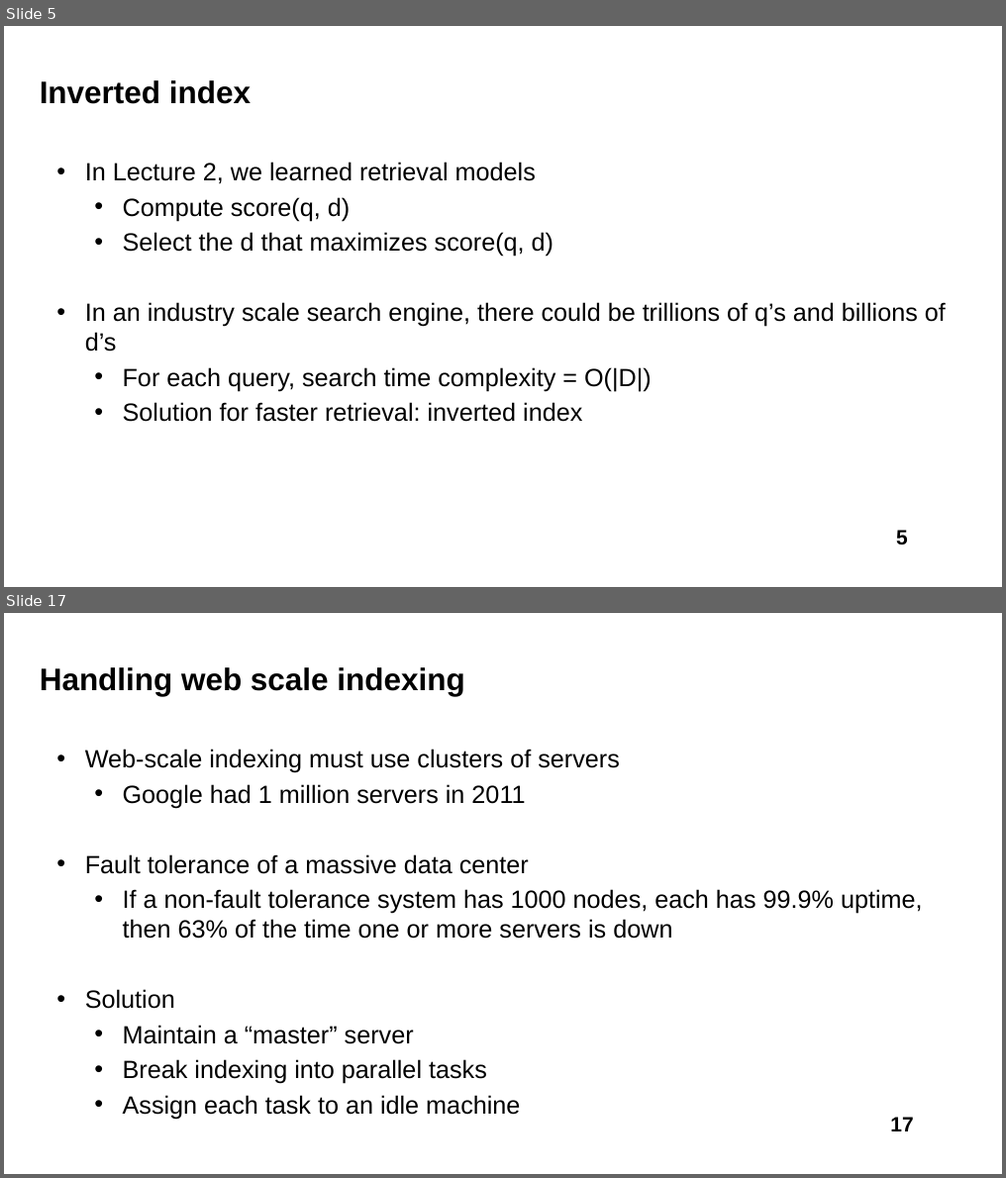
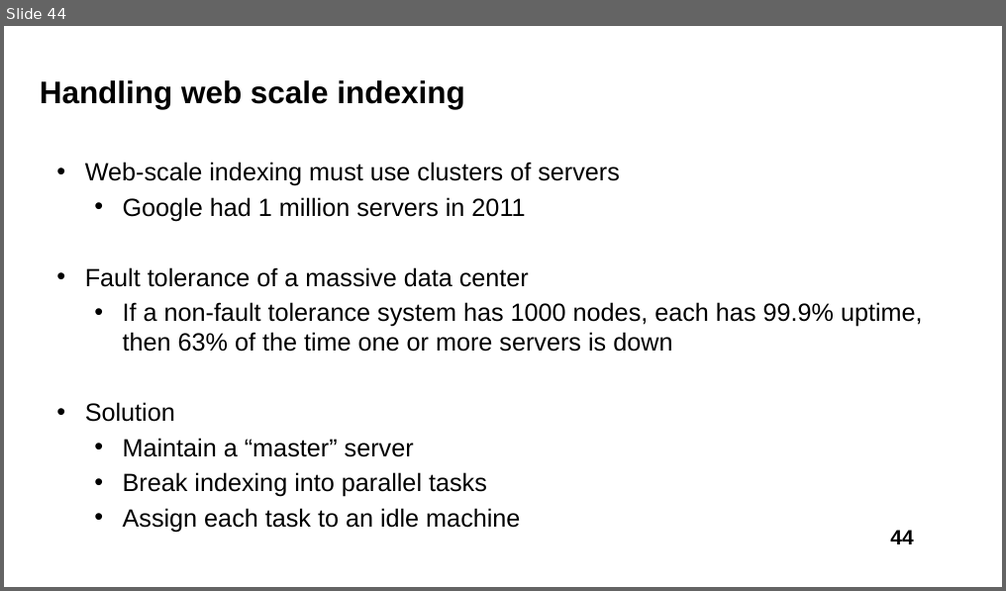
Before and after one commit to liususan091219/liususan091219.github.io, a slide deck: teaching/cs589_21f/slides/4_infr.pptx. Shown one above the other, each under a label of ours: slides 5 and 17 before the commit, slide 44 after it; the slides between them are not shown. The pictures are 1006x1178 and 1006x591 pixels, drawn with LibreOffice and Linux fonts; fonts in the diff are those of the drawing. Boxes give left, top, right and bottom in pixels: in the first picture for what was removed or moved away, otherwise in the second. Text is boxed around its words. In the diff, an @@ line names an element or a change of style, - is before the commit and + after.

```diff
--- a/teaching/cs589_21f/slides/4_infr.pptx
+++ b/teaching/cs589_21f/slides/4_infr.pptx
@@ slide 5 removed at (4, 26, 1002, 587), background #FFFFFF @@
@@ title removed at (40, 80, 251, 104) @@
-Inverted index
@@ text removed at (85, 162, 945, 422) @@
-• In Lecture 2, we learned retrieval models
-  • Compute score(q, d)
-  • Select the d that maximizes score(q, d)
-• In an industry scale search engine, there could be trillions of q’s and billions of d’s
-  • For each query, search time complexity = O(|D|)
-  • Solution for faster retrieval: inverted index
@@ page number removed at (896, 530, 908, 546) @@
-5
@@ what was slide 17 is now slide 44 @@
@@ page number at (890, 530, 913, 545): text changed @@
-17
+44
```
Also in this commit, not shown: 7 slides changed, 38 slides added, 27 other slides removed, 3 other files.
